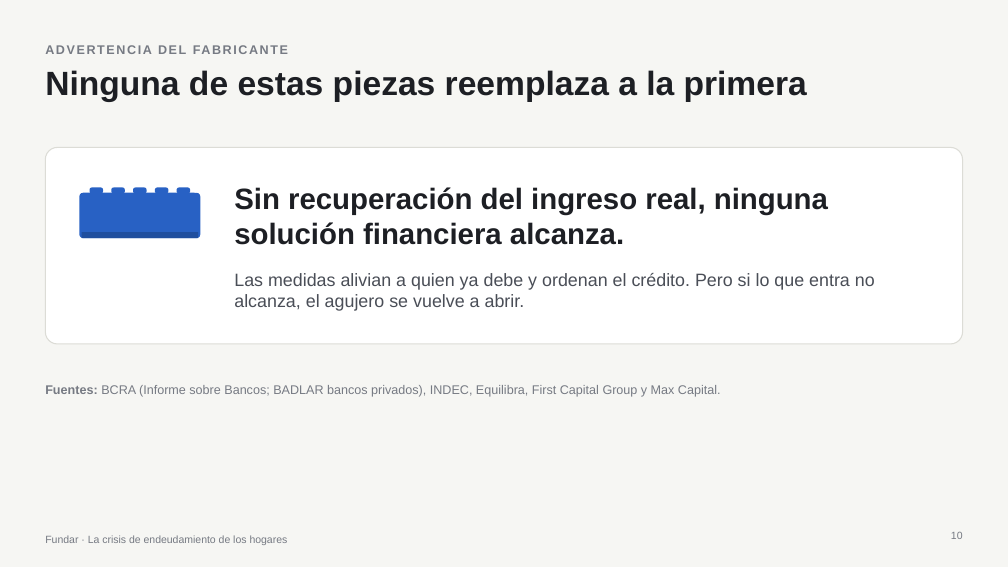
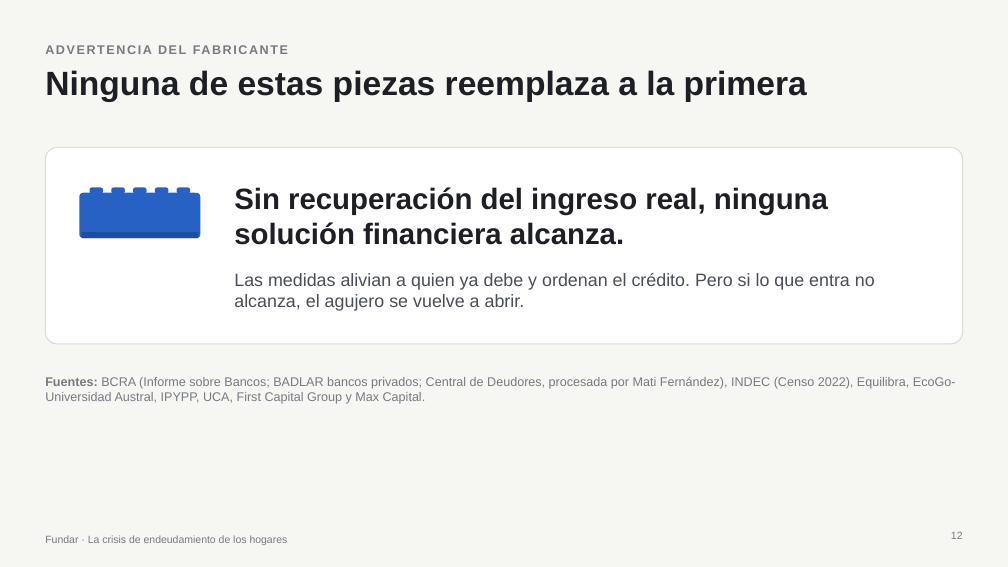
Before and after one commit to elibman36/precios-uber-aeropuertos, a slide deck: slide 12 of presentaciones/crisis_fundar_ladrillos.pptx (slide 10 before the commit). Drawn at 1008x567 pixels with LibreOffice and Linux fonts; fonts in the diff are those of the drawing. Boxes give left, top, right and bottom in pixels: in the first picture for what was removed or moved away, otherwise in the second. Text is boxed around its words. In the diff, an @@ line names an element or a change of style, - is before the commit and + after.

```diff
--- a/presentaciones/crisis_fundar_ladrillos.pptx
+++ b/presentaciones/crisis_fundar_ladrillos.pptx
@@ text at bbox=[45, 377, 956, 404]: text changed @@
-Fuentes: BCRA (Informe sobre Bancos; BADLAR bancos privados), INDEC, Equilibra, First Capital Group y Max Capital.
+Fuentes: BCRA (Informe sobre Bancos; BADLAR bancos privados; Central de Deudores, procesada por Mati Fernández), INDEC (Censo 2022), Equilibra, EcoGo-Universidad Austral, IPYPP, UCA, First Capital Group y Max Capital.
@@ page number at bbox=[951, 532, 963, 539]: text changed @@
-10
+12
```
Also in this commit, not shown: 3 other slides changed, 2 slides added, 1 other file.
